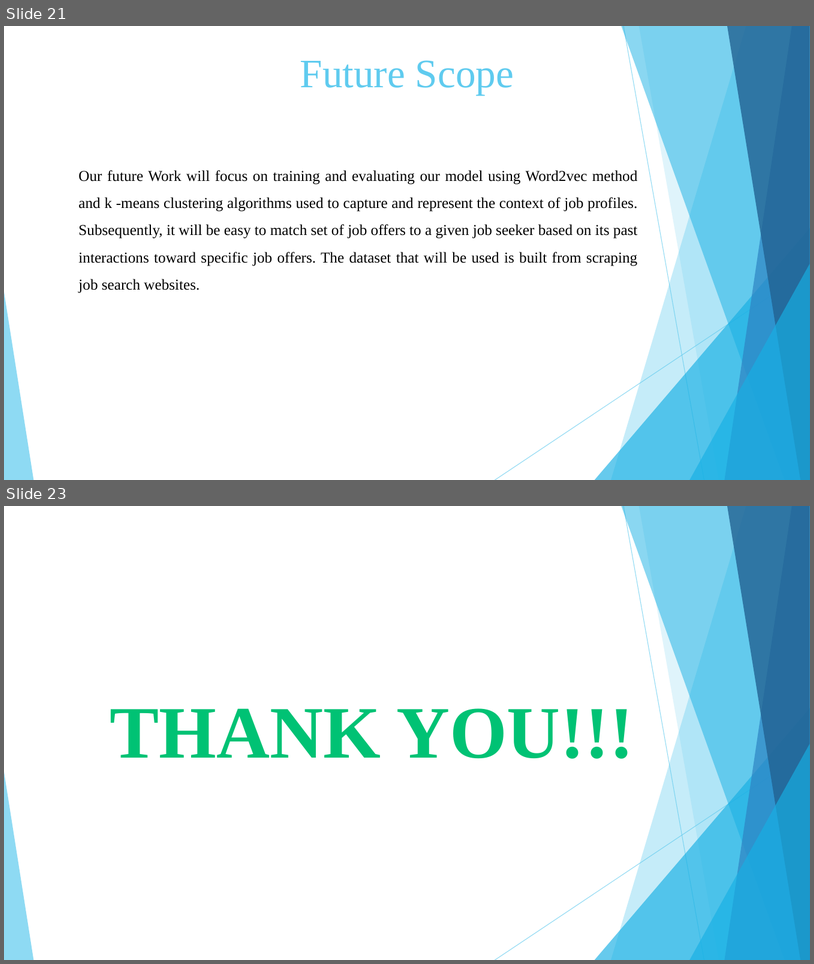
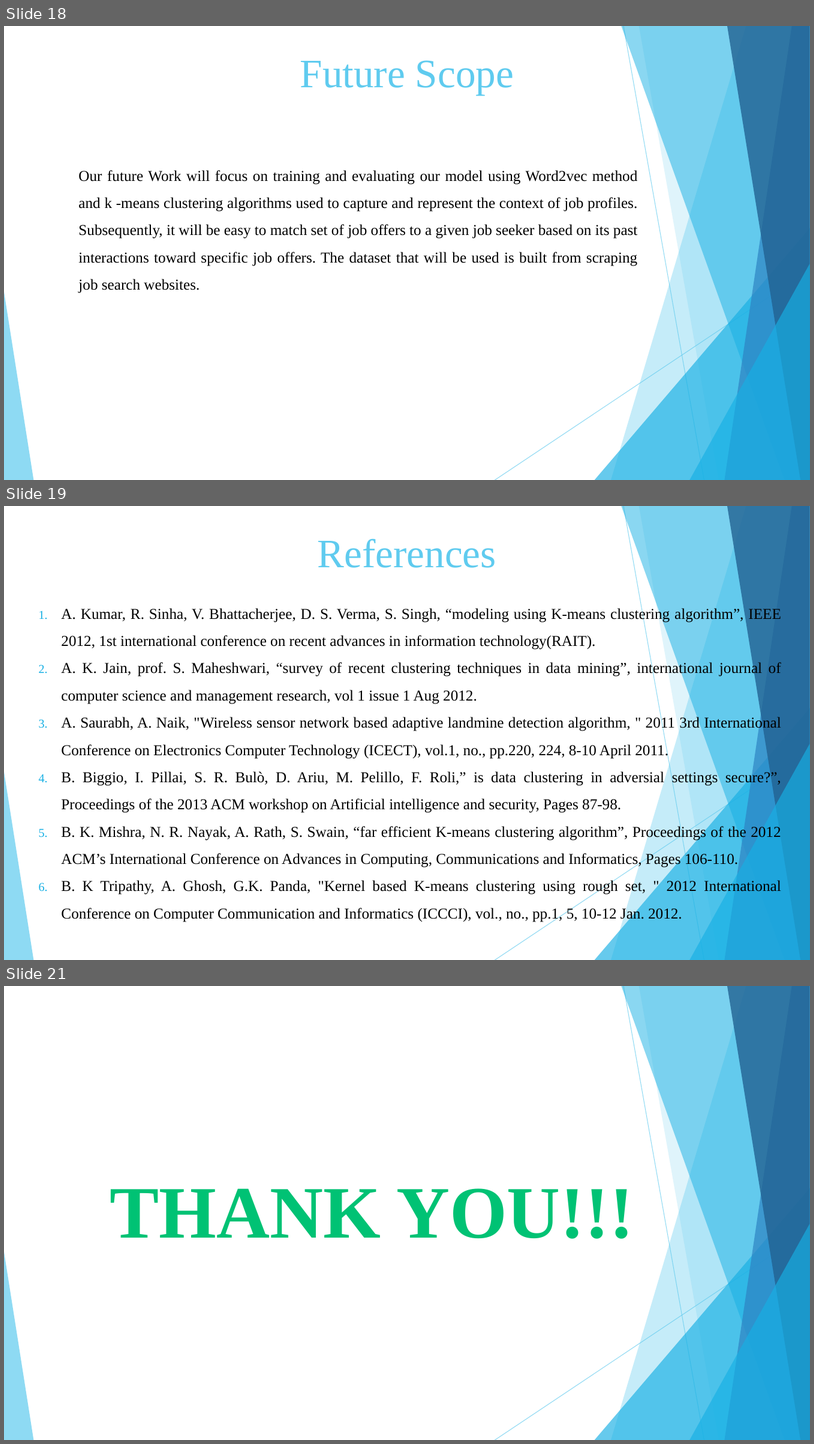
Before and after one commit to Vaibhav-Dharmik/project_reports_final_yr, a slide deck: final_submission_ppt.pptx. Shown one above the other, each under a label of ours: slides 21 and 23 before the commit, slides 18, 19 and 21 after it; the slides between them are not shown. The pictures are 814x964 and 814x1444 pixels, drawn with LibreOffice and Linux fonts; fonts in the diff are those of the drawing. Boxes give left, top, right and bottom in pixels: in the first picture for what was removed or moved away, otherwise in the second. Text is boxed around its words. In the diff, an @@ line names an element or a change of style, - is before the commit and + after.

```diff
--- a/final_submission_ppt.pptx
+++ b/final_submission_ppt.pptx
@@ slide 19 added at [4, 506, 810, 960], background #FFFFFF; not listed: 10 template elements that a slide beside it also shows @@
@@ text added at [318, 538, 497, 568], 48 pt, text #5FCBEF @@
+References
@@ text added at [61, 607, 782, 922], 18 pt, text #000000 @@
+1. A. Kumar, R. Sinha, V. Bhattacherjee, D. S. Verma, S. Singh, “modeling using K-means clustering algorithm”, IEEE 2012, 1st international conference on recent advances in information technology(RAIT).
+2. A. K. Jain, prof. S. Maheshwari, “survey of recent clustering techniques in data mining”, international journal of computer science and management research, vol 1 issue 1 Aug 2012.
+3. A. Saurabh, A. Naik, "Wireless sensor network based adaptive landmine detection algorithm, " 2011 3rd International Conference on Electronics Computer Technology (ICECT), vol.1, no., pp.220, 224, 8-10 April 2011.
+4. B. Biggio, I. Pillai, S. R. Bulò, D. Ariu, M. Pelillo, F. Roli,” is data clustering in adversial settings secure?”, Proceedings of the 2013 ACM workshop on Artificial intelligence and security, Pages 87-98.
+5. B. K. Mishra, N. R. Nayak, A. Rath, S. Swain, “far efficient K-means clustering algorithm”, Proceedings of the 2012 ACM’s International Conference on Advances in Computing, Communications and Informatics, Pages 106-110.
+6. B. K Tripathy, A. Ghosh, G.K. Panda, "Kernel based K-means clustering using rough set, " 2012 International Conference on Computer Communication and Informatics (ICCCI), vol., no., pp.1, 5, 10-12 Jan. 2012.
@@ what was slide 21 is now slide 18 @@
@@ what was slide 23 is now slide 21 @@
```
Also in this commit, not shown: 1 other slide added, 4 slides removed, 3 other files.
